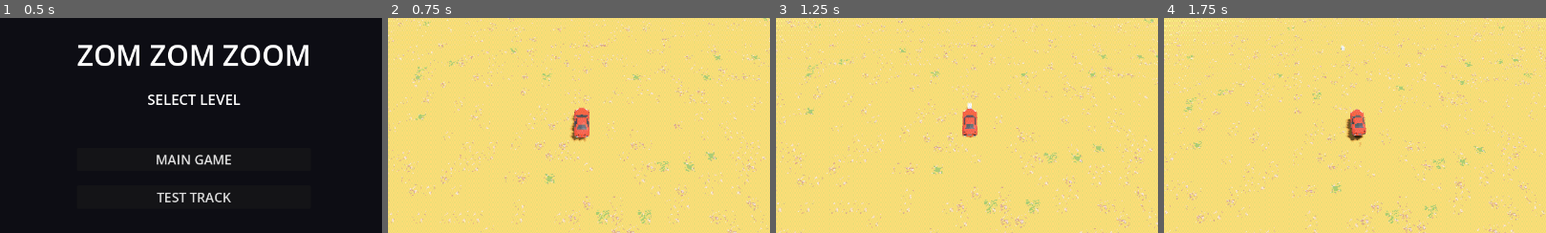
Above: before the commit, frames 1-4 (left to right).
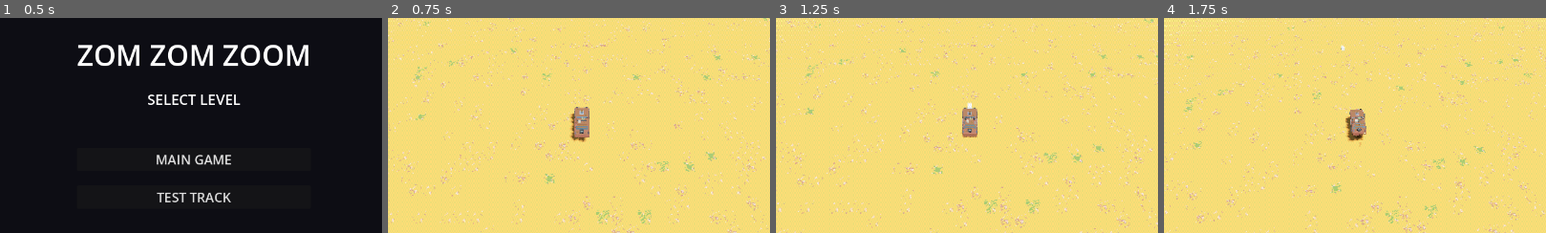
Above: after the commit, the same moments.

Repository: earv1/zom-zom-zoom-3d
Game: Godot game, scene res://scenes/ui/level_select.tscn
Same seed, same stepped clock (60 frames per second), same inputs: the game is played once before the commit and once after it.
Inputs (mouse positions are % of the whole screen's width and height, from its top left):
- Up to frame 1 (0.5 s): no input
- Up to frame 2 (0.75 s): click "MAIN GAME" at 0.5 s
- Up to frame 3 (1.25 s): no input
- Up to frame 4 (1.75 s): tap Enter at 1.25 s; move the mouse to (72, 45) at 1.27 s; hold H (turn_right) from 1.28 s (still down); hold Right mouse button (accelerate) from 1.28 s (still down); click (72, 45) at 1.42 s; tap Space (jump) at 1.52 s
The pictures show only the part of the screen within x 25-75%, y 26-76%; the shares and areas given below are measured in that part.

Frame 1 is identical in both runs. In frame 2, 0.6% of the frame differs, in the area x 47-53%, y 41-58%; in frame 3, 0.5%; in frame 4, 0.5%.

Commit message:
Add original apocalypse car model with small air fins
Procedurally built in Blender (tools/blender/apoc_car.py) to replace the
third-party Nissan Skyline GLB as the default car: armoured rust-bucket
with spiked ram, hood blower, barred windows, roof rack, spare tyre, twin
tail fins, front canards and a roof fin. Same scale and wheel layout.

Co-Authored-By: Claude Opus 5.5 (1M context) <noreply@anthropic.com>

Diff:
--- a/scenes/world/car.tscn
+++ b/scenes/world/car.tscn
@@ -3,9 +3,9 @@
 [ext_resource type="Script" path="res://scenes/world/raycast_car.gd" id="1_car"]
 [ext_resource type="Script" path="res://scenes/world/raycast_wheel.gd" id="2_wheel"]
 [ext_resource type="Curve" path="res://scenes/world/car_tire_BACK.tres" id="3_tireback"]
-[ext_resource type="PackedScene" path="res://assets/car/nissan35/wheel_nissan.glb" id="4_wheelglb"]
+[ext_resource type="PackedScene" path="res://assets/car/apoc/apoc_wheel.glb" id="4_wheelglb"]
 [ext_resource type="Curve" path="res://scenes/world/car_tire_FRONT.tres" id="5_tirefront"]
-[ext_resource type="PackedScene" path="res://assets/car/nissan35/nissan_skyliner35.glb" id="6_carglb"]
+[ext_resource type="PackedScene" path="res://assets/car/apoc/apoc_car.glb" id="6_carglb"]
 [ext_resource type="Script" path="res://scenes/world/car_follow_camera.gd" id="7_cam"]
 [ext_resource type="Script" path="res://scenes/world/car_boost.gd" id="8_boost"]
 [ext_resource type="Script" path="res://scenes/world/car_dust_trail.gd" id="16_dust"]
@@ -71,7 +71,7 @@
 grip_curve = ExtResource("3_tireback")
 show_debug = false
 
-[node name="wheel_nissan2" parent="WheelFL" instance=ExtResource("4_wheelglb")]
+[node name="apoc_wheel" parent="WheelFL" instance=ExtResource("4_wheelglb")]
 transform = Transform3D(-1, 0, 8.74228e-08, 0, 1, 0, -8.74228e-08, 0, -1, 0, 0, 0)
 
 [node name="ShapeCast3D" type="ShapeCast3D" parent="WheelFL"]
@@ -96,7 +96,7 @@
 grip_curve = ExtResource("5_tirefront")
 show_debug = false
 
-[node name="wheel_nissan2" parent="WheelFR" instance=ExtResource("4_wheelglb")]
+[node name="apoc_wheel" parent="WheelFR" instance=ExtResource("4_wheelglb")]
 
 [node name="ShapeCast3D" type="ShapeCast3D" parent="WheelFR"]
 process_physics_priority = -1
@@ -120,7 +120,7 @@
 grip_curve = ExtResource("3_tireback")
 show_debug = false
 
-[node name="wheel_nissan2" parent="WheelRL" instance=ExtResource("4_wheelglb")]
+[node name="apoc_wheel" parent="WheelRL" instance=ExtResource("4_wheelglb")]
 transform = Transform3D(-1, 0, 8.74228e-08, 0, 1, 0, -8.74228e-08, 0, -1, 0, 0, 0)
 
 [node name="ShapeCast3D" type="ShapeCast3D" parent="WheelRL"]
@@ -145,7 +145,7 @@
 grip_curve = ExtResource("3_tireback")
 show_debug = false
 
-[node name="wheel_nissan2" parent="WheelRR" instance=ExtResource("4_wheelglb")]
+[node name="apoc_wheel" parent="WheelRR" instance=ExtResource("4_wheelglb")]
 
 [node name="ShapeCast3D" type="ShapeCast3D" parent="WheelRR"]
 process_physics_priority = -1
@@ -154,7 +154,7 @@
 target_position = Vector3(0, 0, 0)
 max_results = 3
 
-[node name="nissan_skyliner35" parent="." instance=ExtResource("6_carglb")]
+[node name="apoc_car" parent="." instance=ExtResource("6_carglb")]
 transform = Transform3D(-1, 0, 8.74228e-08, 0, 1, 0, -8.74228e-08, 0, -1, 0, -0.476322, 0)
 
 [node name="CameraPivot" type="Node3D" parent="."]
@@ -192,5 +192,3 @@
 
 [node name="DustTrail" type="Node" parent="."]
 script = ExtResource("16_dust")
-
-[editable path="nissan_skyliner35"]
Binary file added: assets/car/apoc/apoc_car.glb
Not shown, added: assets/car/apoc/apoc_car.glb.import
Binary file added: assets/car/apoc/apoc_wheel.glb
Not shown, added: assets/car/apoc/apoc_wheel.glb.import
Not shown, added: tools/blender/apoc_car.py
